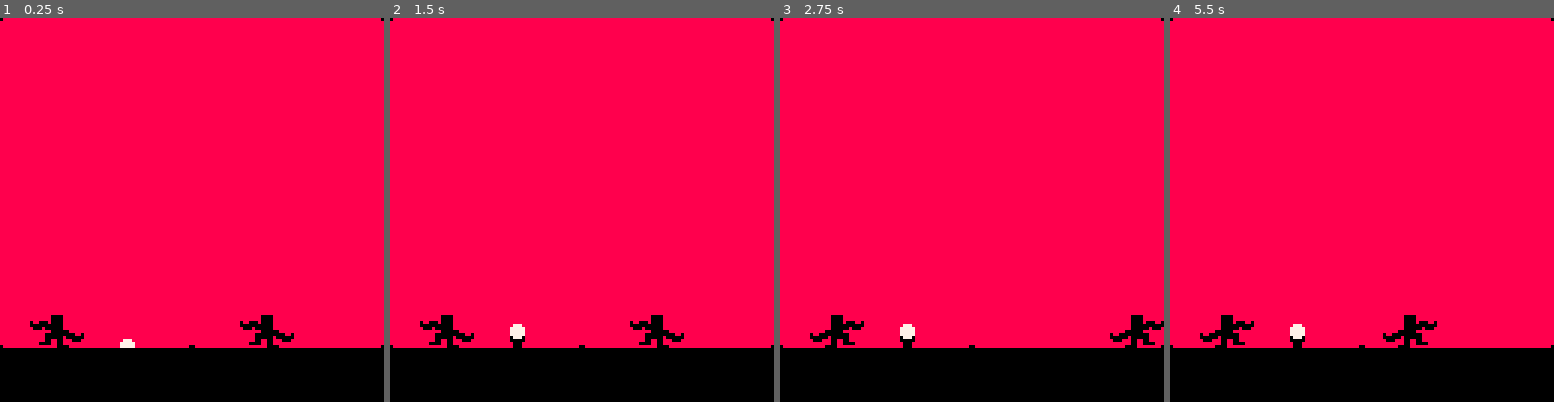
Above: before the commit, frames 1-4 (left to right).
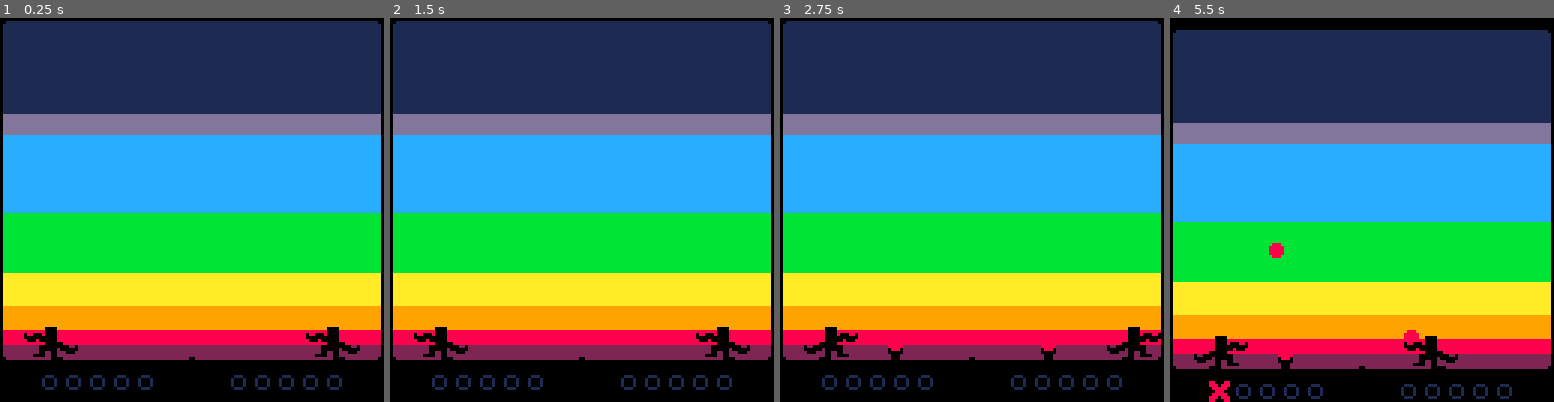
Above: after the commit, the same moments.

Repository: aylanonsense/juggle-panic
Game: PICO-8 cartridge cart-revised.p8
Same seed, same stepped clock (60 frames per second), same inputs: the game is played once before the commit and once after it.
Inputs:
- Up to frame 1 (0.25 s): no input
- Up to frame 2 (1.5 s): tap X (X key) at 0.33, 1.07 s; tap O (Z key) at 0.7 s
- Up to frame 3 (2.75 s): hold Right 1.6-2.1 s; tap O (Z key) at 1.7, 2.1, 2.5 s; tap X (X key) at 1.85 s; hold Up 2.15-2.42 s; hold Right from 2.47 s (still down)
- Up to frame 4 (5.5 s): tap O (Z key) every 0.4 s from 2.9 to 5.3 s; tap X (X key) at 2.97, 4.08, 5.2 s; release Right at 3.03 s; hold Left 3.08-3.58 s; hold Down 3.63-3.97 s; hold Right 4.02-4.68 s; hold Up 4.73-5.03 s; hold Left from 5.08 s (still down)

The runs differ from the first frame. In frame 1, 86% of the frame differs, in the area x 0-100%, y 0-97%; in frame 2, 86%; in frame 3, 86%; in frame 4, 89%, in the area x 0-100%, y 0-100%.

Commit message:
Screen shake and score track

Diff:
--- a/cart-revised.p8
+++ b/cart-revised.p8
@@ -6,10 +6,11 @@
 
 local controllers={1,2}
 local catch_fudge=1
-local left_wall_x=0
+local left_wall_x=1
 local midpoint_x=64
-local right_wall_x=128
-local ground_y=110
+local right_wall_x=127
+local ground_y=114
+local sky_y=1
 
 local buttons
 local button_presses
@@ -17,8 +18,10 @@
 local buffered_button_presses
 
 local scene_frame
+local screen_shake_frames
 local entities
 local new_entities
+local jugglers
 local balls
 
 local entity_classes={
@@ -38,6 +41,9 @@
 		stationary_frames=0,
 		wiggle_frames=0,
 		throw_cooldown_frames=0,
+		add_to_game=function(self)
+			jugglers[self.player_num]=self
+		end,
 		init=function(self)
 			self:calc_hand_hitboxes()
 		end,
@@ -95,15 +101,15 @@
 					self.right_hand_ball=nil
 				end
 				if thrown_ball then
-					local throw_dist=64
+					local throw_dist=63
 					local ball_center=thrown_ball.x+thrown_ball.width/2
 					local landing_x=ball_center+self.throw_dir*throw_dist
 					-- make it a little more obvious which side the ball is going to land on
-					if landing_x==mid(60,landing_x,64) then
-						throw_dist=self.throw_dir*(60-ball_center)
-					end
-					if landing_x==mid(64,landing_x,68) then
-						throw_dist=self.throw_dir*(68-ball_center)
+					if landing_x==mid(midpoint_x-4,landing_x,midpoint_x) then
+						throw_dist=self.throw_dir*(midpoint_x-4-ball_center)
+					end
+					if landing_x==mid(midpoint_x,landing_x,midpoint_x+4) then
+						throw_dist=self.throw_dir*(midpoint_x+4-ball_center)
 					end
 					thrown_ball:throw(self.throw_dir*throw_dist,80,60)
 				end
@@ -176,15 +182,16 @@
 		end,
 		draw=function(self)
 			-- self:draw_outline(14)
-			-- if self.left_hand_hitbox!=nil then
+			pal(7,0)
+			draw_sprite(110,14*self.sprite_num,18,14,self.x,self.y-3,self.sprite_flipped)
+			-- draw hitboxes
+			-- pal()
+			-- if self.left_hand_hitbox then
 			-- 	rect(self.left_hand_hitbox.x+0.5,self.left_hand_hitbox.y+0.5,self.left_hand_hitbox.x+self.left_hand_hitbox.width-0.5,self.left_hand_hitbox.y+self.left_hand_hitbox.height-0.5,7)
 			-- end
-			-- if self.right_hand_hitbox!=nil then
+			-- if self.right_hand_hitbox then
 			-- 	rect(self.right_hand_hitbox.x+0.5,self.right_hand_hitbox.y+0.5,self.right_hand_hitbox.x+self.right_hand_hitbox.width-0.5,self.right_hand_hitbox.y+self.right_hand_hitbox.height-0.5,7)
 			-- end
-			pal(7,0)
-			draw_sprite(110,14*self.sprite_num,18,14,self.x,self.y-3,self.sprite_flipped)
-			pal()
 		end,
 		calc_hand_hitboxes=function(self)
 			if self.left_hand_ball then
@@ -193,7 +200,7 @@
 				self.left_hand_hitbox={
 					x=self.x,
 					y=self.y+1,
-					width=self.width/2,
+					width=6,
 					height=self.height-1
 				}
 				if self.vx<0 then
@@ -215,9 +222,9 @@
 				self.right_hand_hitbox=nil
 			else
 				self.right_hand_hitbox={
-					x=self.x+self.width/2,
+					x=self.x+self.width-6,
 					y=self.y+1,
-					width=self.width/2,
+					width=6,
 					height=self.height-1
 				}
 				if self.vx>0 then
@@ -326,6 +333,9 @@
 			-- balls that hit the ground die
 			if not self.is_held_by_juggler and not self.is_held_by_spawner and self.y>=ground_y-self.height then
 				self:die()
+				shake_screen(10)
+				local player_num=ternary(self.x+self.width/2<midpoint_x,1,2)
+				jugglers[player_num].score_track:add_mark(self.color)
 			end
 		end,
 		draw=function(self)
@@ -455,6 +465,9 @@
 				self.y=min(ground_y+3,self.y+0.1)
 			end
 			self.is_above_ground=(self.y<=ground_y-1.5)
+			if self.frames_alive%50==0 then
+				self:spawn_ball()
+			end
 		end,
 		draw=function(self)
 			pal(7,0)
@@ -464,12 +477,35 @@
 			if not self.held_ball then
 				self.held_ball=spawn_entity("ball",self.x,self.y-4,{
 					is_held_by_spawner=true,
-					spawner=self
+					spawner=self,
+					color=8
 				})
 				return true
 			else
 				return false
 			end
+		end
+	},
+	score_track={
+		width=39,
+		height=7,
+		render_layer=10,
+		init=function(self)
+			self.marks={}
+		end,
+		draw=function(self)
+			local i
+			for i=1,5 do
+				local sprite=1
+				if self.marks[i] then
+					sprite=2
+					pal(7,self.marks[i])
+				end
+				spr(sprite,self.x+8*i-8,self.y)
+			end
+		end,
+		add_mark=function(self,color)
+			add(self.marks,color)
 		end
 	}
 }
@@ -481,22 +517,27 @@
 	buffered_button_presses={}
 
 	scene_frame=0
+	screen_shake_frames=0
 	entities={}
 	new_entities={}
+	jugglers={}
 	balls={}
-	spawn_entity("juggler",10,ground_y-entity_classes.juggler.height,{
+	spawn_entity("juggler",8,ground_y-entity_classes.juggler.height,{
 		player_num=1,
 		min_x=left_wall_x,
-		max_x=64,
-		throw_dir=1
+		max_x=midpoint_x,
+		throw_dir=1,
+		score_track=spawn_entity("score_track",13,118),
+		spawner=spawn_entity("ball_spawner",36,ground_y+3)
 	})
-	spawn_entity("juggler",80,ground_y-entity_classes.juggler.height,{
+	spawn_entity("juggler",102,ground_y-entity_classes.juggler.height,{
 		player_num=2,
-		min_x=64,
+		min_x=midpoint_x,
 		max_x=right_wall_x,
-		throw_dir=-1
+		throw_dir=-1,
+		score_track=spawn_entity("score_track",76,118),
+		spawner=spawn_entity("ball_spawner",87,ground_y+3)
 	})
-	spawn_entity("ball_spawner",40,ground_y+3):spawn_ball()
 	-- add new entities to the game
 	add_new_entities()
 end
@@ -527,6 +568,7 @@
 	-- skip_frames+=1
 	-- if skip_frames%15>0 then return end
 	scene_frame=increment_counter(scene_frame)
+	screen_shake_frames=decrement_counter(screen_shake_frames)
 	-- sort entities for updating
 	sort(entities,function(entity1,entity2)
 		return entity1.update_priority>entity2.update_priority
@@ -559,24 +601,43 @@
 end
 
 function _draw()
+	-- shake the screen
+	local screen_shake_y=-ceil(screen_shake_frames/2)*sin(screen_shake_frames/2.1)
+	camera(0,screen_shake_y)
 	-- clear the screen
 	cls()
 	-- draw the sky
-	rectfill(left_wall_x+0.5,0.5,right_wall_x-0.5,127.5,8)
-	pset(left_wall_x+0.5,0,0)
-	pset(right_wall_x-0.5,0,0)
+	local l,r=left_wall_x+0.5,right_wall_x-0.5
+	rectfill(l,sky_y+0.5,r,127.5,1)
+	rectfill(l,32.5,r,127.5,13)
+	rectfill(l,39.5,r,127.5,12)
+	rectfill(l,65.5,r,127.5,11)
+	rectfill(l,85.5,r,127.5,10)
+	rectfill(l,96.5,r,127.5,9)
+	rectfill(l,104.5,r,127.5,8)
+	rectfill(l,109.5,r,127.5,2)
+	pset(l,sky_y+0.5,0)
+	pset(r,sky_y+0.5,0)
 	-- draw each entity
-	local entity
 	foreach(entities,function(entity)
-		entity:draw()
-		pal()
+		if entity.render_layer<10 then
+			entity:draw()
+			pal()
+		end
 	end)
 	-- draw the ground
 	rectfill(-10.5,ground_y+0.5,137.5,137.5,0)
-	pset(left_wall_x+0.5,ground_y-0.5,0)
-	pset(right_wall_x-0.5,ground_y-0.5,0)
+	pset(l,ground_y-0.5,0)
+	pset(r,ground_y-0.5,0)
 	pset(midpoint_x-0.5,ground_y-0.5,0)
 	pset(midpoint_x+0.5,ground_y-0.5,0)
+	-- draw ui entities
+	foreach(entities,function(entity)
+		if entity.render_layer>=10 then
+			entity:draw()
+			pal()
+		end
+	end)
 end
 
 function spawn_entity(class_name,x,y,args,skip_init)
@@ -717,15 +778,19 @@
 	sspr(sx,sy,sw,sh,x+0.5,y+0.5,sw,sh,...)
 end
 
+function shake_screen(frames)
+	screen_shake_frames=min(screen_shake_frames+frames,17)
+end
+
 __gfx__
-22222222222222222222222222222222222222222222222222222222222222222222222222222222222222222222222222222222222222000000000000000000
-22222222222222222222222222222222222222222222222222222222222222222222222222222222222222222222222222222222222222000000000000000000
-22222222222222222222222222222222222222222222222222222222222222222222222222222222222222222222222222222222222222000000000000000000
-22222222222222222222222222222222222222222222222222222222222222222222222222222222222222222222222222222222222222000000077770000000
-22222222222222222222222222222222222222222222222222222222222222222222222222222222222222222222222222222222222222000000077770000000
-22222222222222222222222222222222222222222222222222222222222222222222222222222222222222222222222222222222222222700777077770000000
-22222222222222222222222222222222222222222222222222222222222222222222222222222222222222222222222222222222222222777777777770000000
-22222222222222222222222222222222222222222222222222222222222222222222222222222222222222222222222222222222222222077707777770000000
+00000000000000007700077022222222222222222222222222222222222222222222222222222222222222222222222222222222222222000000000000000000
+00777000001110007770777022222222222222222222222222222222222222222222222222222222222222222222222222222222222222000000000000000000
+07777700010001000777770022222222222222222222222222222222222222222222222222222222222222222222222222222222222222000000000000000000
+07777700010001000077700022222222222222222222222222222222222222222222222222222222222222222222222222222222222222000000077770000000
+07777700010001000777770022222222222222222222222222222222222222222222222222222222222222222222222222222222222222000000077770000000
+00777000001110007770777022222222222222222222222222222222222222222222222222222222222222222222222222222222222222700777077770000000
+00000000000000007700077022222222222222222222222222222222222222222222222222222222222222222222222222222222222222777777777770000000
+00000000000000000000000022222222222222222222222222222222222222222222222222222222222222222222222222222222222222077707777770000000
 22222222222222222222222222222222222222222222222222222222222222222222222222222222222222222222222222222222222222000000077777700000
 22222222222222222222222222222222222222222222222222222222222222222222222222222222222222222222222222222222222222000007777777777007
 22222222222222222222222222222222222222222222222222222222222222222222222222222222222222222222222222222222222222000007777770777777
@@ -766,11 +831,11 @@
 22222222222222222222222222222222222222222222222222222222222222222222222222222222222222222222222222222222222222222222222222222222
 22222222222222222222222222222222222222222222222222222222222222222222222222222222222222222222222222222222222222222222222222222222
 22222222222222222222222222222222222222222222222222222222222222222222222222222222222222222222222222222222222222222222222222222222
-0ccc0222222222222222222222222222222222222222222222222222222222222222222222222222222222222222222222222222222222222222222222222222
-ccccc222222222222222222222222222222222222222222222222222222222222222222222222222222222222222222222222222222222222222222222222222
-ccccc222222222222222222222222222222222222222222222222222222222222222222222222222222222222222222222222222222222222222222222222222
-ccccc222222222222222222222222222222222222222222222222222222222222222222222222222222222222222222222222222222222222222222222222222
-0ccc0222222222222222222222222222222222222222222222222222222222222222222222222222222222222222222222222222222222222222222222222222
+0ccc0011102222222222222222222222222222222222222222222222222222222222222222222222222222222222222222222222222222222222222222222222
+ccccc100012222222222222222222222222222222222222222222222222222222222222222222222222222222222222222222222222222222222222222222222
+ccccc100012222222222222222222222222222222222222222222222222222222222222222222222222222222222222222222222222222222222222222222222
+ccccc100012222222222222222222222222222222222222222222222222222222222222222222222222222222222222222222222222222222222222222222222
+0ccc0011102222222222222222222222222222222222222222222222222222222222222222222222222222222222222222222222222222222222222222222222
 0bbb00aaa00099000880222222222222222222222222222222222222222222222222222222222222222222222222222222222222222222222222222222222222
 0bbbb0aaa00999008880222222222222222222222222222222222222222222222222222222222222222222222222222222222222222222222222222222222222
 bbbbbaaaaa0999008880222222222222222222222222222222222222222222222222222222222222222222222222222222222222222222222222222222222222
